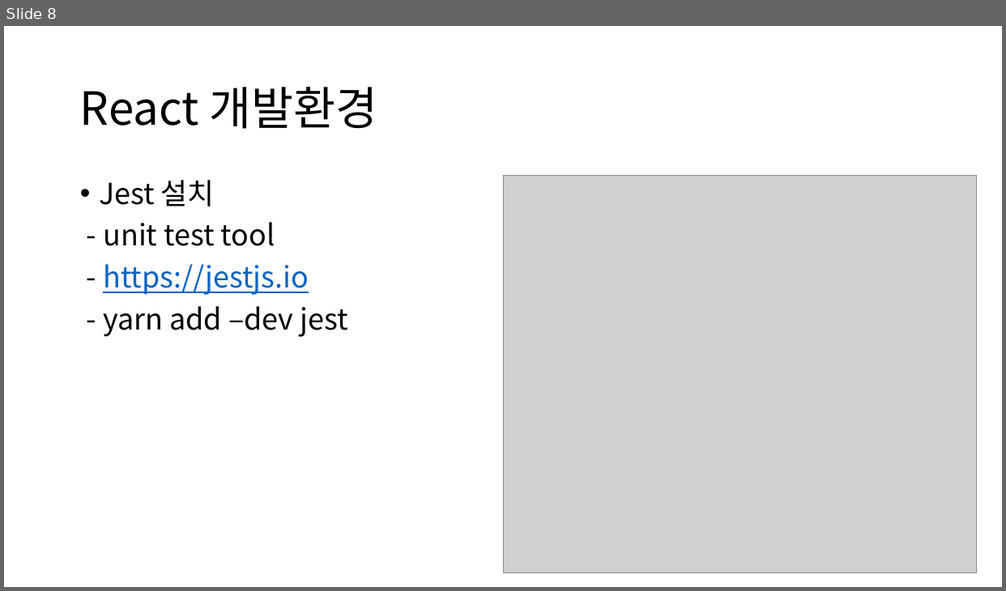
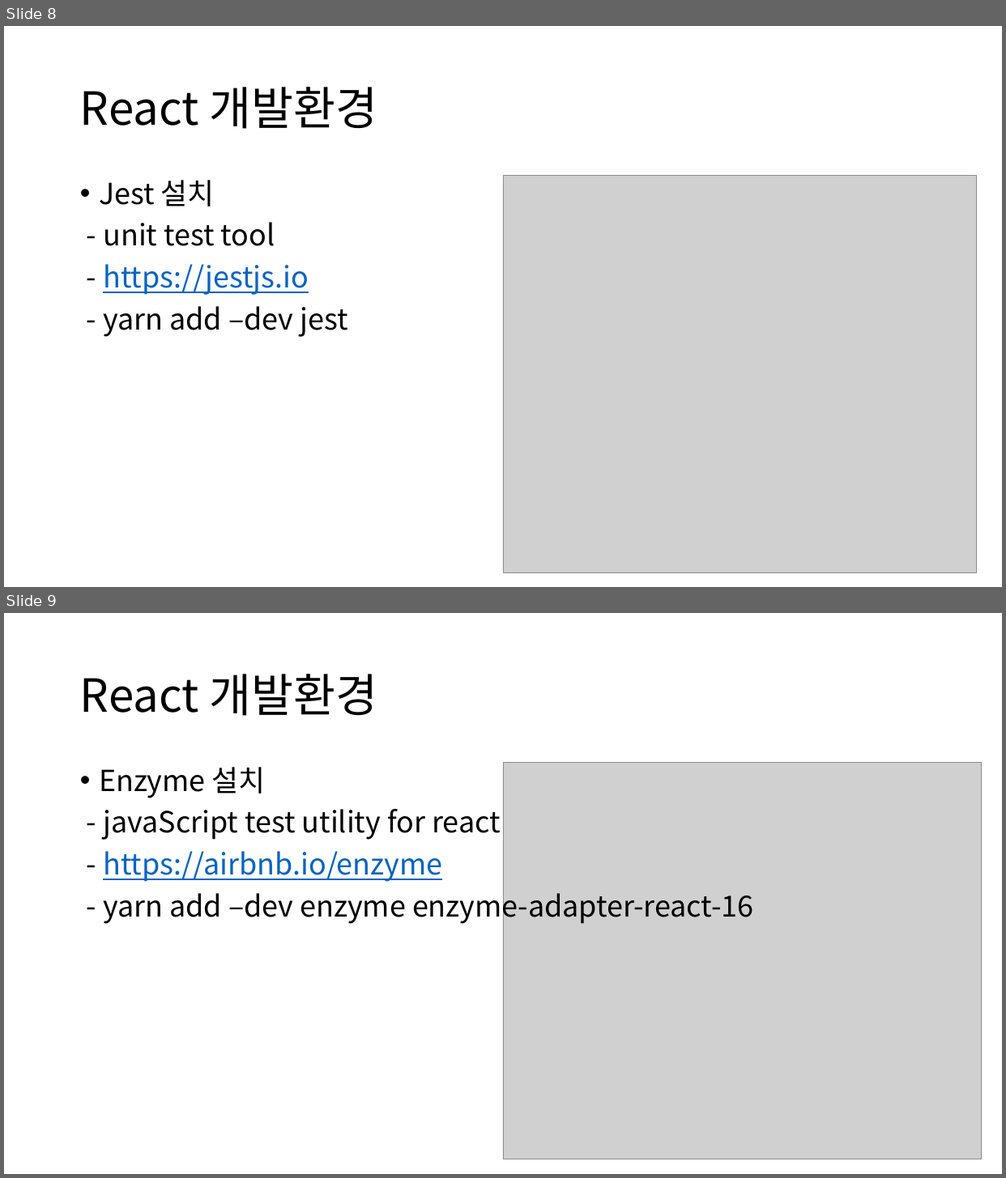
Before and after one commit to mtrl1514/ReactTDD, a slide deck: doc/ReactTDD_dev.pptx. Shown one above the other, each under a label of ours: slide 8 before the commit, slides 8 and 9 after it. The pictures are 1006x591 and 1006x1178 pixels, drawn with LibreOffice and Linux fonts; fonts in the diff are those of the drawing; grey boxes stand for pictures. Boxes give left, top, right and bottom in pixels: in the first picture for what was removed or moved away, otherwise in the second. Text is boxed around its words. In the diff, an @@ line names an element or a change of style, - is before the commit and + after.

Commit message:
unit test of App.js wuth jest

```diff
--- a/doc/ReactTDD_dev.pptx
+++ b/doc/ReactTDD_dev.pptx
@@ slide 9 added at box(4, 613, 1002, 1174), background #FFFFFF @@
@@ title added at box(80, 674, 378, 716), 44 pt, text #000000 @@
+React 개발환경
@@ text added at box(99, 767, 754, 924), 28 pt, text #000000 @@
+• Enzyme 설치
+- javaScript test utility for react
+- https://airbnb.io/enzyme
+- yarn add –dev enzyme enzyme-adapter-react-16
@@ picture added at box(503, 763, 982, 1160) @@
```
Also in this commit, not shown: 1 other slide added, 4 other files.
